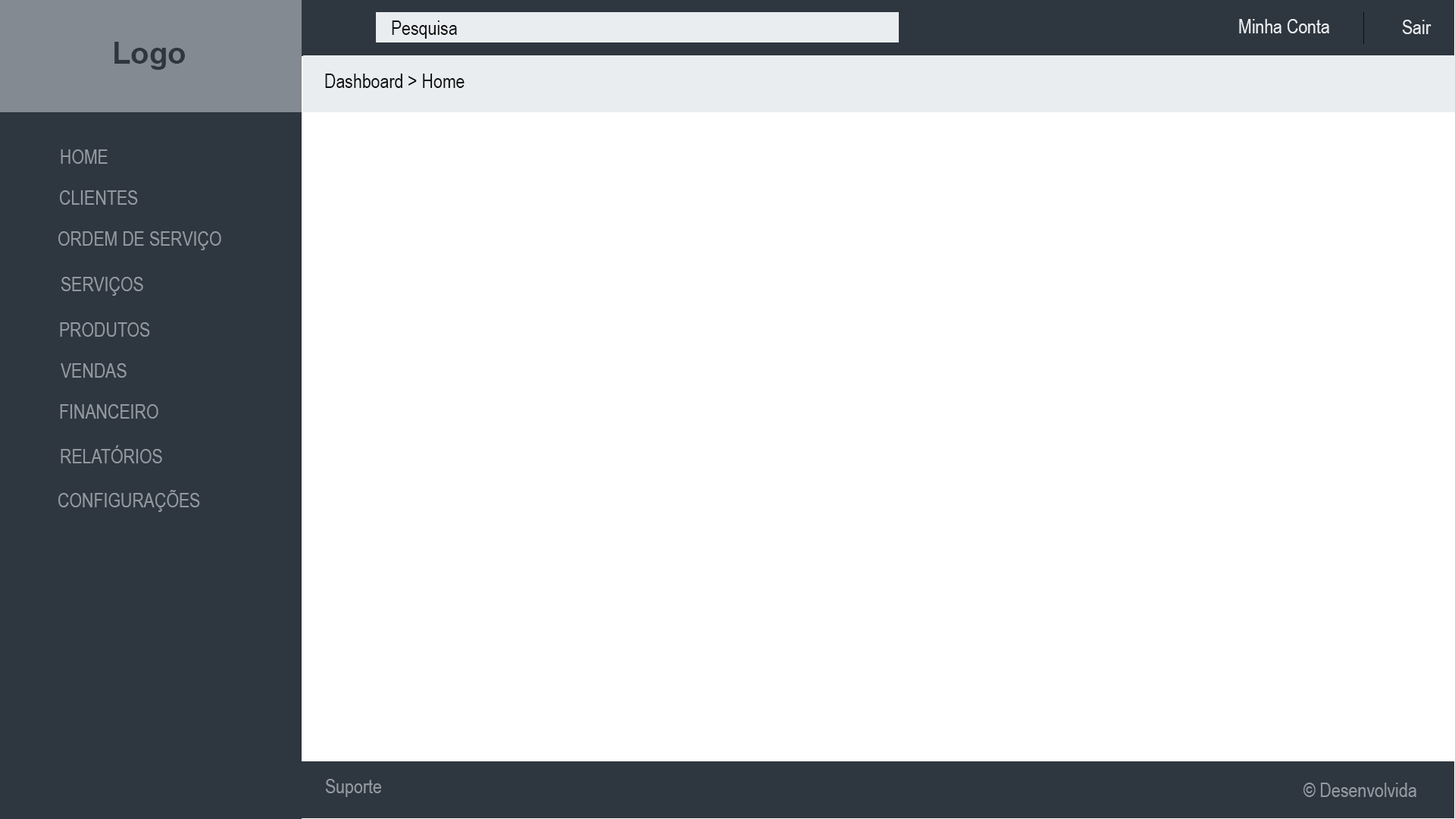
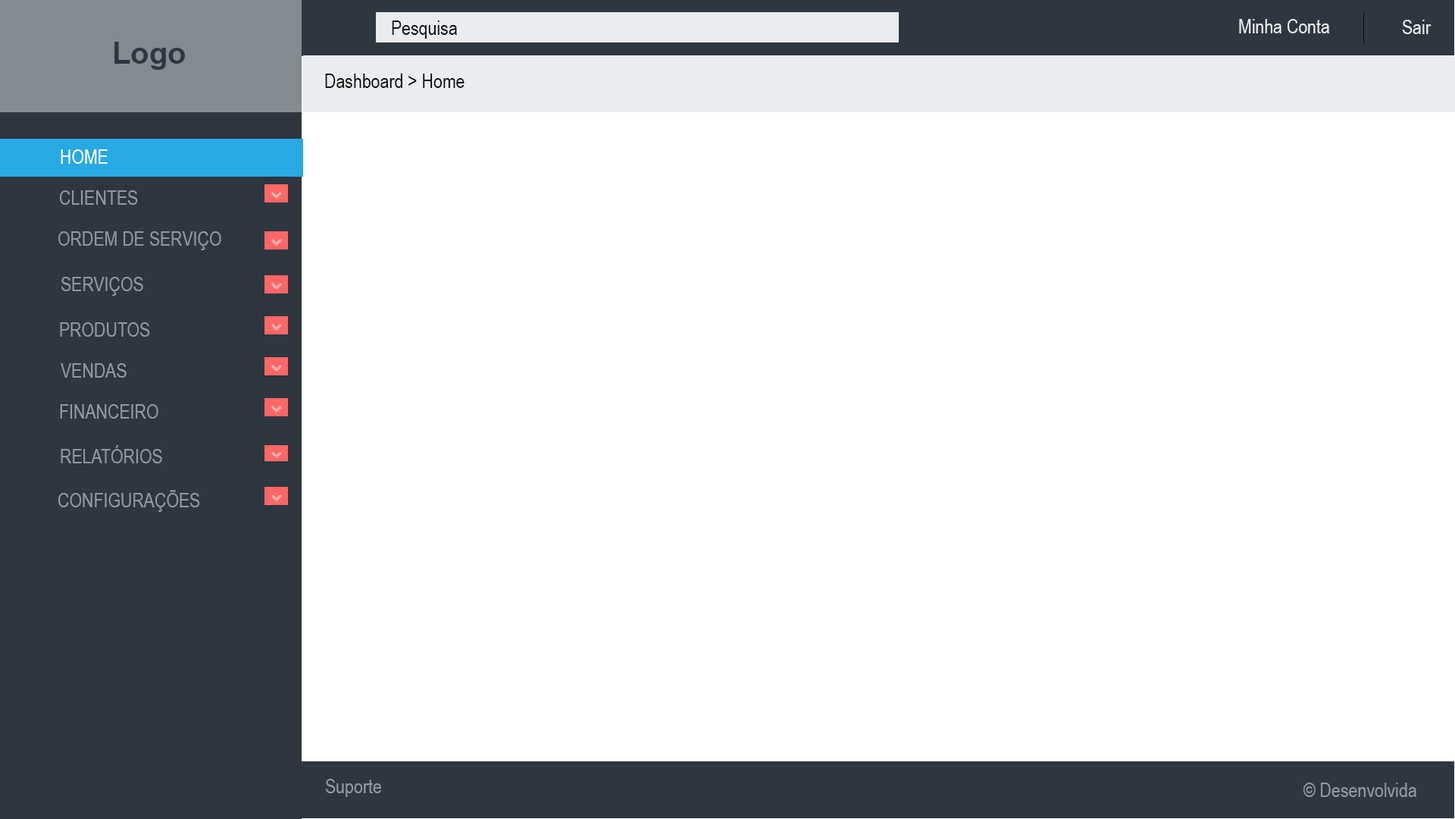
Comparing the layer stacks of the two 1455 x 819 images. Changes:
added layer "dropdown" above "dropdown 1" over [264, 486, 289, 505]
added layer "dropdown 1" above "dropdown 2" over [264, 184, 289, 203]
added layer "dropdown 2" above "dropdown 3" over [264, 231, 289, 250]
added layer "dropdown 3" above "dropdown 4" over [264, 275, 289, 294]
added layer "dropdown 4" above "dropdown 5" over [264, 316, 289, 335]
added layer "dropdown 5" above "dropdown 6" over [264, 357, 289, 376]
added layer "dropdown 6" above "dropdown 7" over [264, 397, 289, 417]
added layer "dropdown 7" above "HOME" over [264, 444, 289, 463]
painted on "HOME" over [60, 149, 108, 164]
added layer "Rectangle 1" above "Footer" over [0, 138, 304, 177]
